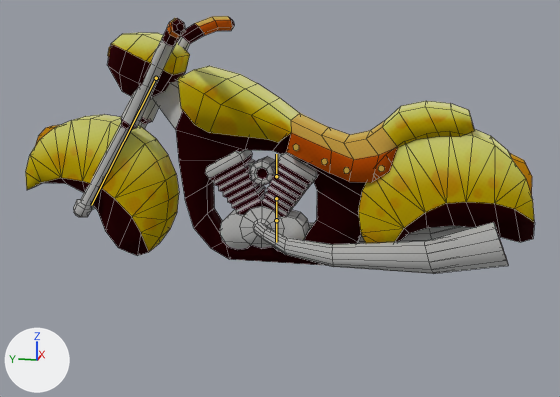
Before and after pictures for a commit that changed the FBX model Kart Proj/Assets/Characters/John Rato/Vehicle/RatoBike.fbx.
Both versions are drawn from a 50 mm lens placed at (-2.78, -0.57, 1.35), pointed at (-0.1, -0.03, 0.68). The lights are fixed; the arrows at lower left show +X, +Y and +Z. The bones that bend it are drawn over the model as lines. Mesh edges are drawn as thin lines.

The first picture shows 'Bike'.
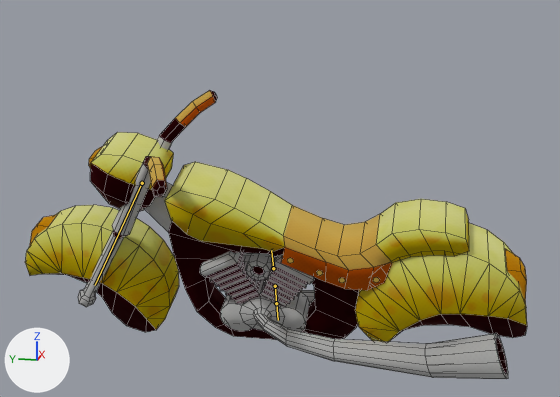
The newer file adds an action. The first version stands in its rest pose; the second is drawn at frame 3 of the action 'Obj_RatoBike|Obj_RatoBike|Obj_RatoBike|Obj_RatoBike|Obj_RatoBike|BikeLeft'.

Changed parts and their boxes [x1, y1, x2, y2] in the pictures (560 x 397 px):
```json
{"object": "Bike", "change": "posed", "before": [26, 16, 535, 274], "after": [25, 90, 527, 379], "on screen": "12% taller"}
{"bone": "Front", "before": "(156, 78) to (91, 205)", "after": "(142, 183) to (95, 285)"}
{"bone": "Engine", "before": "(276, 198) to (276, 220)", "after": "(275, 286) to (276, 303)"}
```

The change, as JSON lines over the scene's bpy script:
```json
{"block": "bone_front", "where": "bone_front = bpy.data.objects['Obj_RatoBike'].pose.bones['Front']"}
{"op": "set", "path": "bone_front.location", "old": "(0.0, 0.0, 0.0)", "new": "(0.928, 1.57, 0.897)"}
{"op": "set", "path": "bone_front.rotation_quaternion", "old": "(1.0, 0.0, 0.0, 0.0)", "new": "(0.985, 0.0, -0.086, 0.151)", "note": "degrees (0, 0, 0) -> degrees (-2, -10, 18)"}
{"block": "bone_engine", "where": "bone_engine = bpy.data.objects['Obj_RatoBike'].pose.bones['Engine']  # child of 'Back'"}
{"op": "set", "path": "bone_engine.scale", "old": "(1.0, 1.0, 1.0)", "new": "(1.03, 1.03, 1.03)"}
```
